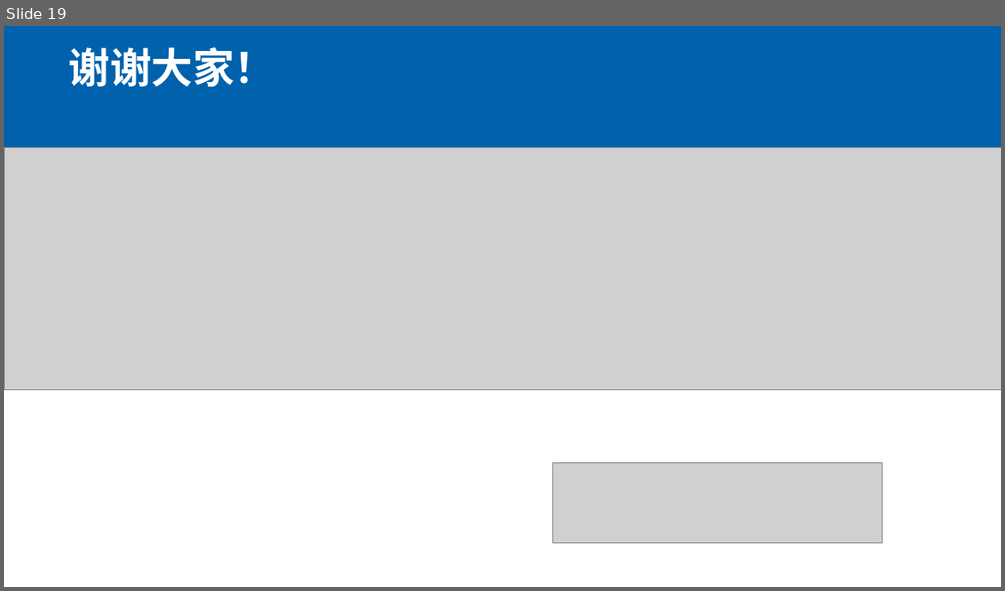
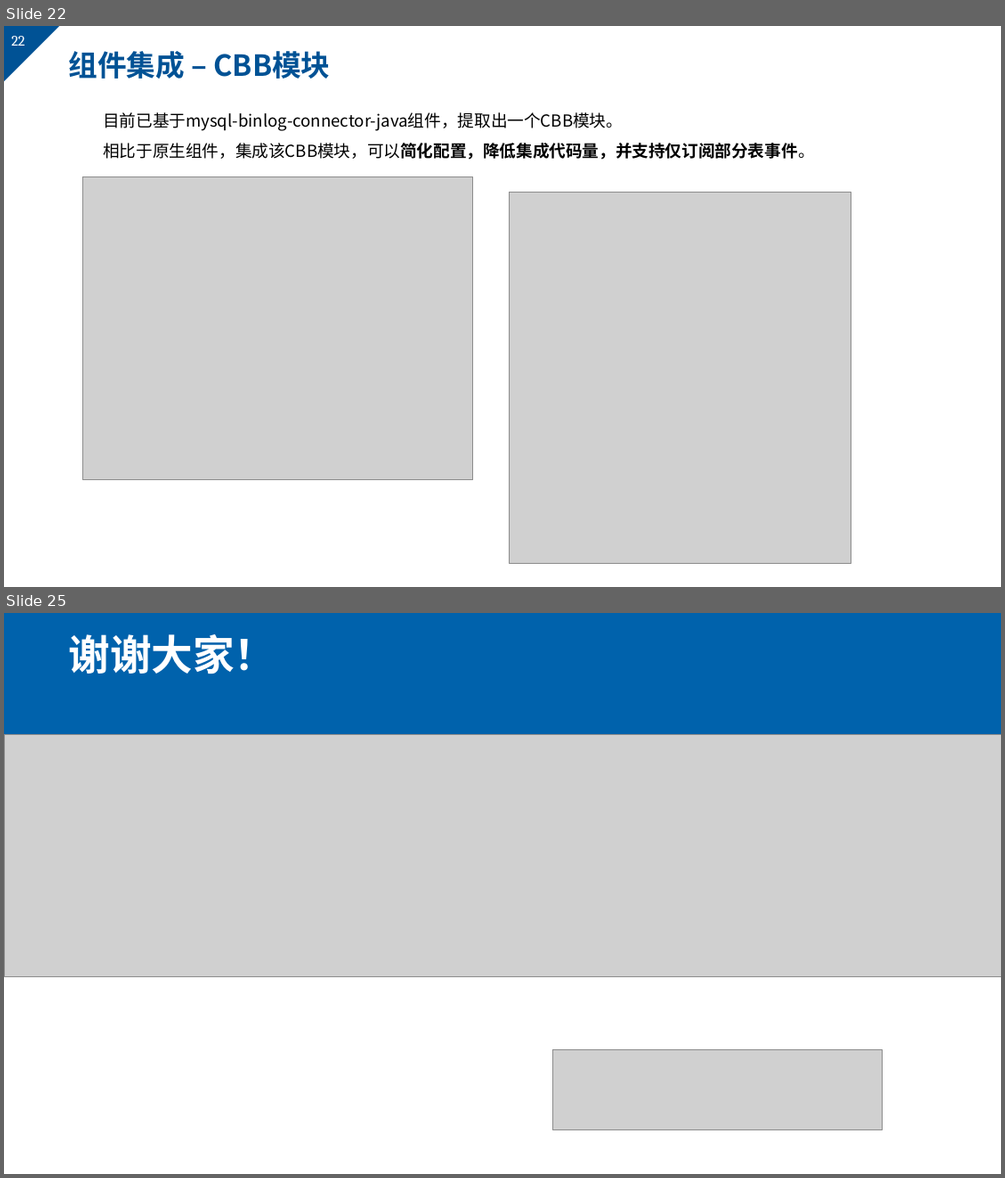
Before and after one commit to markMe1024/coding, a slide deck: MySQL/binlog/后端与UI的webscoket事件机制.pptx. Shown one above the other, each under a label of ours: slide 19 before the commit, slides 22 and 25 after it; the slides between them are not shown. The pictures are 1005x591 and 1005x1178 pixels, drawn with LibreOffice and Linux fonts; fonts in the diff are those of the drawing; grey boxes stand for pictures; background and template pictures are left out. Boxes give left, top, right and bottom in pixels: in the first picture for what was removed or moved away, otherwise in the second. Text is boxed around its words. In the diff, an @@ line names an element or a change of style, - is before the commit and + after.

```diff
--- a/MySQL/binlog/后端与UI的webscoket事件机制.pptx
+++ b/MySQL/binlog/后端与UI的webscoket事件机制.pptx
@@ slide 22 added at [4,26,1001,587], background #FFFFFF; not listed: 2 template elements that a slide beside it also shows @@
@@ title added at [68,51,330,79], 28 pt, text #005295, bold @@
+组件集成 – CBB模块
@@ text added at [103,112,815,160], 16 pt, text #000000 @@
+目前已基于mysql-binlog-connector-java组件，提取出一个CBB模块。
+相比于原生组件，集成该CBB模块，可以简化配置，降低集成代码量，并支持仅订阅部分表事件。
@@ picture added at [83,177,473,480] @@
@@ picture added at [510,192,851,564] @@
@@ what was slide 19 is now slide 25 @@
```
Also in this commit, not shown: 14 slides changed, 7 other slides added, 2 slides removed.
